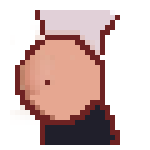
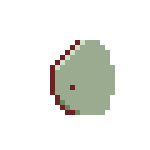
Layer changes from the first w=150, h=150 image to the second:
removed layer "Layer 2" from group "Pregnancy" over <box>15,10,120,145</box>
removed layer "Layer 3" from group "Pregnancy" over <box>10,10,115,145</box>
added layer "Camada 3 copy" in group "Pregnancy" over <box>50,40,105,115</box>
added layer "Camada 4 copy" in group "Pregnancy" over <box>50,40,115,115</box>
